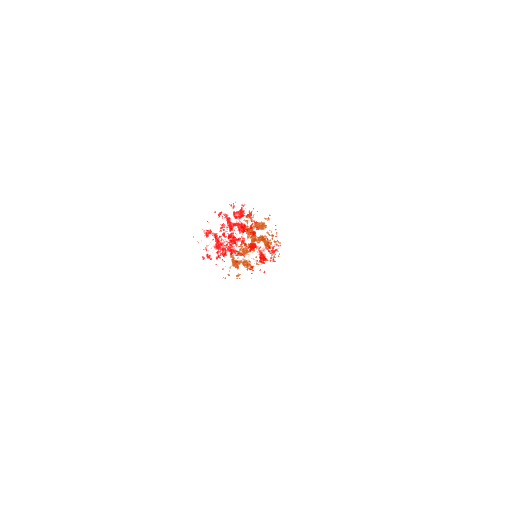
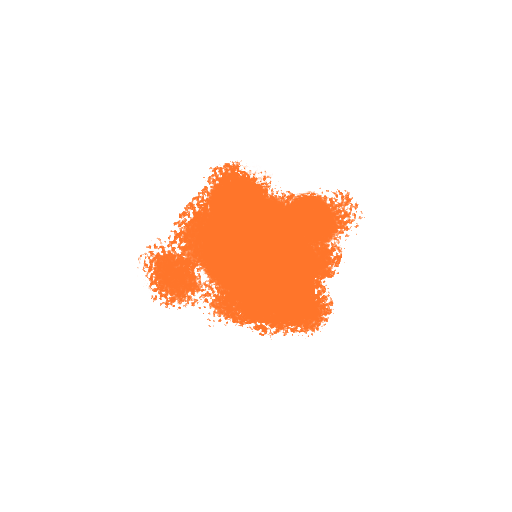
Revision of a layered 512×512 image; what changed, layer by layer:
painted on "Explo" over [137, 160, 365, 340]
